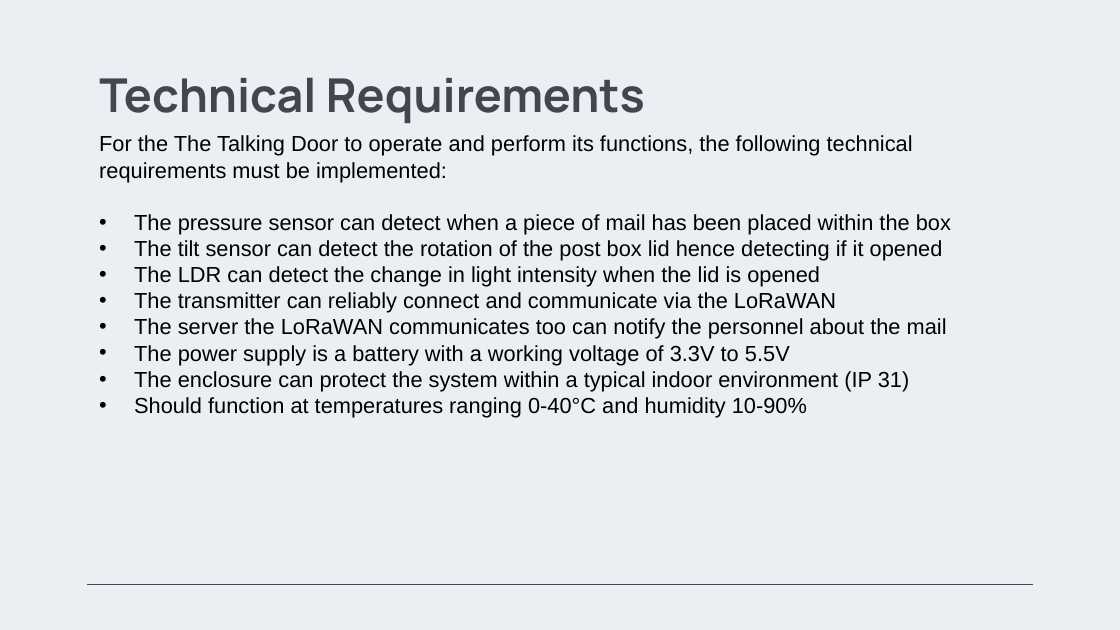
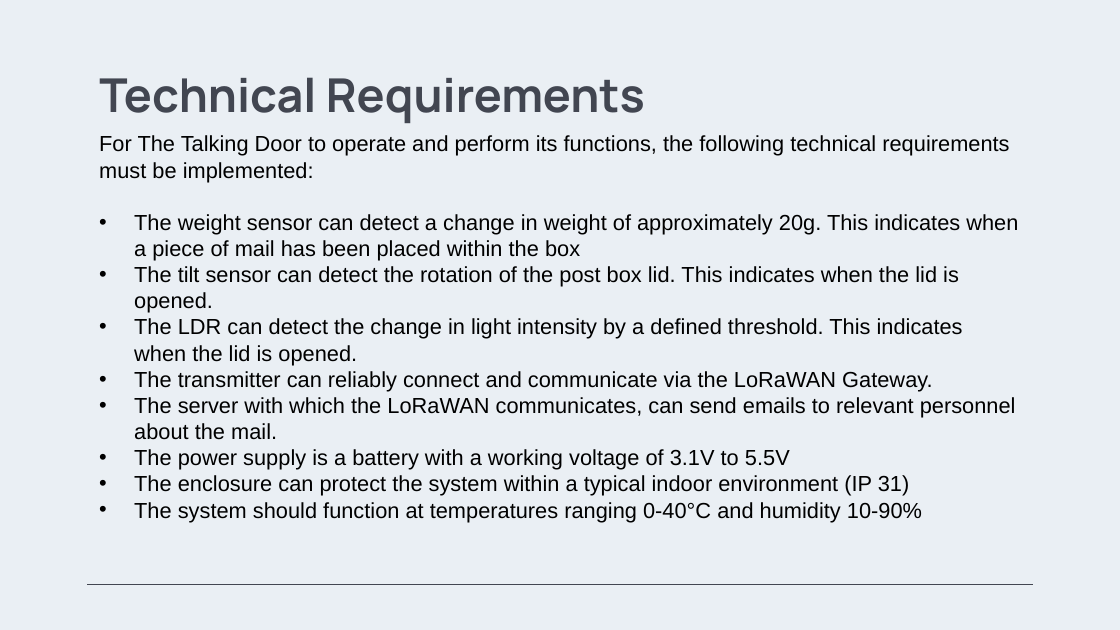
Before and after one commit to AbhinavK02/LoRaProject, a slide deck: slide 8 of A.1 Pitch Presentation/The_Talking_Mailbox_Pitch.pptx. Drawn at 1120x630 pixels with LibreOffice and Linux fonts; fonts in the diff are those of the drawing; background and template pictures are left out. Boxes give left, top, right and bottom in pixels: in the first picture for what was removed or moved away, otherwise in the second. Text is boxed around its words. In the diff, an @@ line names an element or a change of style, - is before the commit and + after.

```diff
--- a/A.1 Pitch Presentation/The_Talking_Mailbox_Pitch.pptx
+++ b/A.1 Pitch Presentation/The_Talking_Mailbox_Pitch.pptx
@@ text at <box>99,135,1018,470</box>: text changed @@
-For the The Talking Door to operate and perform its functions, the following technical requirements must be implemented:
-• The pressure sensor can detect when a piece of mail has been placed within the box
-• The tilt sensor can detect the rotation of the post box lid hence detecting if it opened
-• The LDR can detect the change in light intensity when the lid is opened
-• The transmitter can reliably connect and communicate via the LoRaWAN
-• The server the LoRaWAN communicates too can notify the personnel about the mail
-• The power supply is a battery with a working voltage of 3.3V to 5.5V
+For The Talking Door to operate and perform its functions, the following technical requirements must be implemented:
+• The weight sensor can detect a change in weight of approximately 20g. This indicates when a piece of mail has been placed within the box
+• The tilt sensor can detect the rotation of the post box lid. This indicates when the lid is opened.
+• The LDR can detect the change in light intensity by a defined threshold. This indicates when the lid is opened.
+• The transmitter can reliably connect and communicate via the LoRaWAN Gateway.
+• The server with which the LoRaWAN communicates, can send emails to relevant personnel about the mail.
+• The power supply is a battery with a working voltage of 3.1V to 5.5V
@@ text at <box>134,502,922,522</box>: text changed @@
-• Should function at temperatures ranging 0-40°C and humidity 10-90%
+• The system should function at temperatures ranging 0-40°C and humidity 10-90%
```
Also in this commit, not shown: 6 other slides changed, 15 other files.
